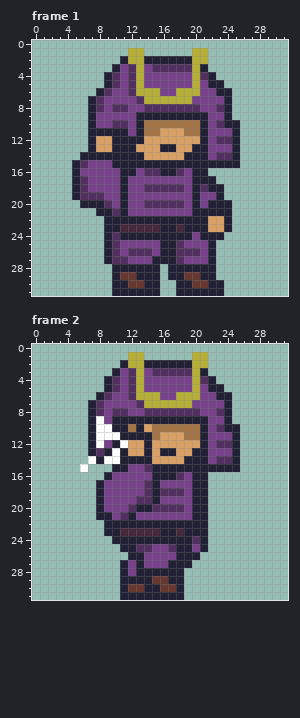
Pixel-art file, stored at JirayaGame/Assets/Sprites/Enemigos/samurai_attack_left.ase. That is the earlier state.
32x32 pixels, 7 frames. Colours within 5 levels of each other are drawn and written as one. Shown: frame 1, frame 2. The commit also changed other frames, which this record leaves out.
After the commit:
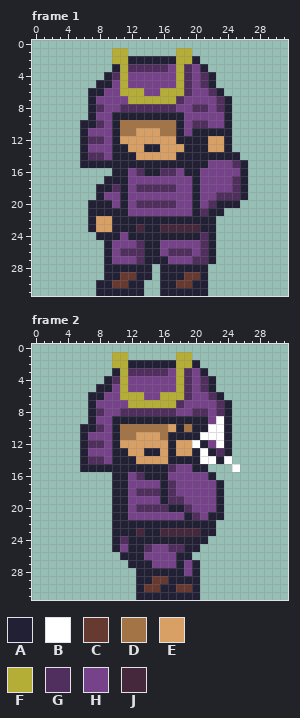
Palette (. is transparent): A #222034  B #ffffff  C #663931  D #a37445  E #d9a066  F #b4ae36  G #502e5d  H #76428a  J #45283c
What changed:
Frame 1:
y 1: x 10..13 ..FF -> FF..; x 18..21 ..FF -> FF..
y 2: x 10..13 .AFF -> FFAA; x 18..21 AAFF -> FFA.
y 3: x 11 H -> F; x 13..14 FH -> GG; x 17..18 GG -> HF; x 20 F -> H
y 4: x 11..13 HGF -> FHH; x 18..20 HHF -> FGH
y 5: x 8 . -> A; x 10..13 GHGF -> HFHH; x 18..21 HHFH -> FGHG; x 23 A -> .
y 6: x 7 . -> A; x 9 G -> H; x 11..12 HG -> FF; x 14..17 FFHH -> HHFF; x 19..20 FF -> GH; x 22 H -> G; x 24 A -> .
y 7: x 8 G -> H; x 12..13 HG -> FF; x 18..19 FF -> GH; x 23 H -> G
y 8: x 10 G -> H; x 12..13 HH -> GG; x 18..19 GG -> HH; x 21 H -> G
y 9: x 10..12 HHH -> AAA; x 19..21 AAA -> HHH
y 10: x 6 . -> A; x 8 H -> G; x 10..13 GGHA -> ADDD; x 18..21 DDDA -> AHGG; x 23 G -> H; x 25 A -> .
y 11: x 6..9 .AAA -> AHHH; x 11..20 AHADDEEEDD -> DDEEEDDAHA; x 22..25 HHHA -> AAA.
y 12: x 6..9 .AEE -> AGGH; x 11..13 AAA -> EEE; x 18..20 EEE -> AAA; x 22..25 HGGA -> EEA.
y 13: x 6..9 .AEE -> AHHH; x 12 A -> E; x 14..17 EEAA -> AAEE; x 19 E -> A; x 22..25 HHHA -> EEA.
y 14: x 7..9 AAA -> GGH; x 13 A -> E; x 18 E -> A; x 22..24 HGG -> AAA
y 15: x 5..9 AGHHH -> .AAAA; x 22..26 AAAA. -> HHHGA
y 16: x 5..10 AHHHHH -> .....A; x 12..19 AHGGAAGH -> HGAAGGHA; x 21..26 A..... -> HHHHHA
y 17: x 5..10 AGHHHH -> ....AA; x 21..26 AA.... -> HHHHGA
y 18: x 5..10 AGHHHH -> ...AAG; x 13 H -> G; x 18 G -> H; x 21..26 GAA... -> HHHHGA
y 19: x 5..8 AGGG -> ...A; x 23..26 A... -> GGGA
y 20: x 6 A -> .; x 9 G -> A; x 13 H -> G; x 18 G -> H; x 22 A -> G; x 25 . -> A
y 21: x 7 . -> A; x 10 G -> A; x 21 A -> G; x 24 A -> .
y 22: x 7..9 ..A -> AEE; x 22..24 EEA -> A..
y 23: x 7..9 ..A -> AEE; x 11..12 JJ -> AA; x 14..17 JJAA -> AAJJ; x 19..20 AA -> JJ; x 22..24 EEA -> A..
y 24: x 8 . -> A; x 10..11 GA -> AH; x 20..21 HA -> AG; x 23 A -> .
y 25: x 10 G -> H; x 13..18 HHHAAG -> GAAHHH; x 21 H -> G
y 26: x 10..11 GH -> HG; x 14..17 GHAA -> AAHG; x 20..21 GH -> HG
y 27: x 10..11 GG -> HH; x 13..14 HH -> GA; x 17..18 AG -> HH; x 20..21 HH -> GG
y 28..29: x 9 . -> A; x 15..16 A. -> .A; x 22 A -> .
y 30: x 8..23 ..AACCAA..AACCAA -> AACCAA..AACCAA..
y 31: x 8..9 .. -> AA; x 14..17 AA.. -> ..AA; x 22..23 AA -> ..
Frame 2:
y 1: x 10..13 ..FF -> FF..; x 18..21 ..FF -> FF..
y 2: x 10..13 .AFF -> FFAA; x 18..21 AAFF -> FFA.
y 3: x 11 H -> F; x 13..14 FH -> GG; x 17..18 GG -> HF; x 20 F -> H
y 4: x 11..13 HGF -> FHH; x 18..20 HHF -> FGH
y 5: x 8 . -> A; x 10..13 GHGF -> HFHH; x 18..21 HHFH -> FGHG; x 23 A -> .
y 6: x 7 . -> A; x 9 G -> H; x 11..12 HG -> FF; x 14..17 FFHH -> HHFF; x 19..20 FF -> GH; x 22 H -> G; x 24 A -> .
y 7: x 8 G -> H; x 12..13 HG -> FF; x 18..19 FF -> GH; x 23 H -> G
y 8: x 10 G -> H; x 12..13 HH -> GG; x 18..19 GG -> HH; x 21 H -> G
y 9: x 8 B -> H; x 23 H -> B
y 10: x 6 . -> A; x 8..9 BB -> GH; x 11 A -> D; x 13..14 AE -> DD; x 17..18 DD -> EA; x 20 D -> A; x 22..23 HG -> BB; x 25 A -> .
y 11: x 6..25 .ABBBAAAADEEEDDAHHHA -> AHHHADDEEEDAAAABBBA.
y 12: x 6..8 .AB -> AGG; x 11 B -> E; x 14 A -> E; x 17 E -> A; x 20 E -> B; x 23..25 GGA -> BA.
y 13: x 6..10 .AGAB -> AHHHA; x 15..16 EA -> AE; x 21..25 AHHHA -> BAGA.
y 14: x 6..10 .BABB -> AGGHA; x 13..14 AA -> EE; x 17..18 EE -> AA; x 21..25 AHGGA -> BBAB.
y 15: x 6..9 B... -> AAAA; x 12..14 HHG -> AAA; x 17..19 AAA -> GHH; x 22..25 AAAA -> ...B
y 16: x 9..11 AHH -> .AA; x 13..14 HH -> GA; x 17..18 AG -> HH; x 20..22 AA. -> HHA
y 17: x 8..11 AHHH -> ..AA; x 14..17 GAHH -> HHAG; x 20..23 AA.. -> HHHA
y 18: x 8..11 AHHH -> ..AA; x 13 H -> G; x 15..16 AG -> GA; x 18 G -> H; x 20..23 AA.. -> HHHA
y 19: x 8..11 AHHH -> ..AA; x 13..18 GGAHHH -> HHHAGG; x 20..23 AA.. -> HHHA
y 20: x 8..14 AHHHGAA -> ..AAHGG; x 17..23 GGHAA.. -> AAGHHHA
y 21: x 8..12 AAHGA -> ..AAH; x 19..23 HAA.. -> AGHAA
y 22: x 9 A -> .; x 22 . -> A
y 23: x 9 A -> .; x 11..12 JJ -> AA; x 14..17 JJAA -> AAJJ; x 19..20 AA -> JJ; x 22 . -> A
y 24: x 11 A -> G; x 20 G -> A
y 25: x 10..11 .A -> AH; x 13 G -> A; x 18 A -> G; x 20..21 HA -> A.
y 26: x 11 . -> A; x 20 A -> .
y 27: x 11..12 AH -> .A; x 14 H -> A; x 17 A -> H; x 19..20 A. -> HA
y 28: x 11..12 AH -> ..; x 19..20 .. -> HA
y 29: x 11..12 AA -> ..; x 19..20 .. -> AA
y 30: x 11..20 ACCAACCA.. -> ..ACCAACCA
y 31: x 11..12 AA -> ..; x 19..20 .. -> AA
Where, in picture pixels (left, top, right, bottom), the same in both pictures:
changed: (72, 48, 248, 296)
changed: (80, 352, 240, 600)
